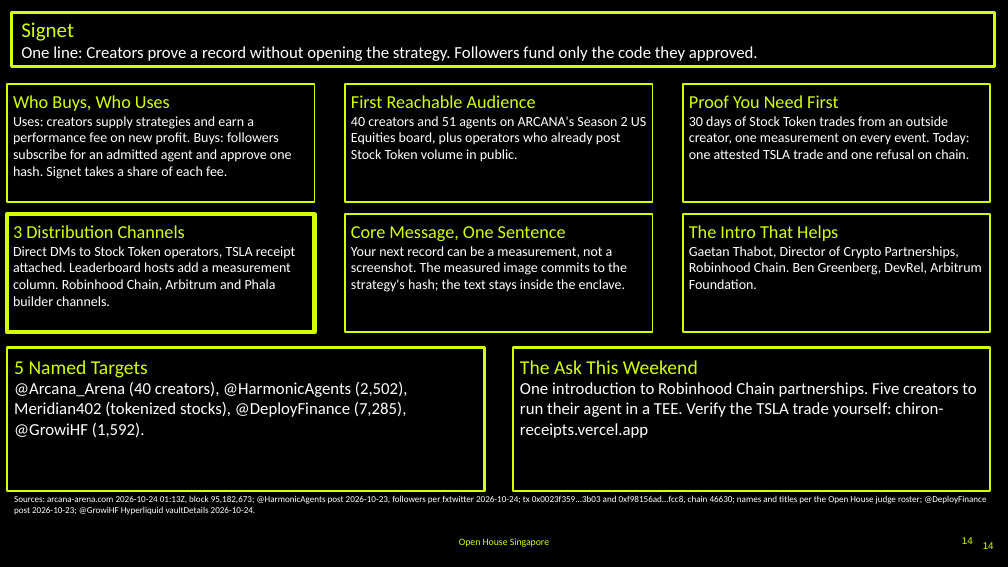
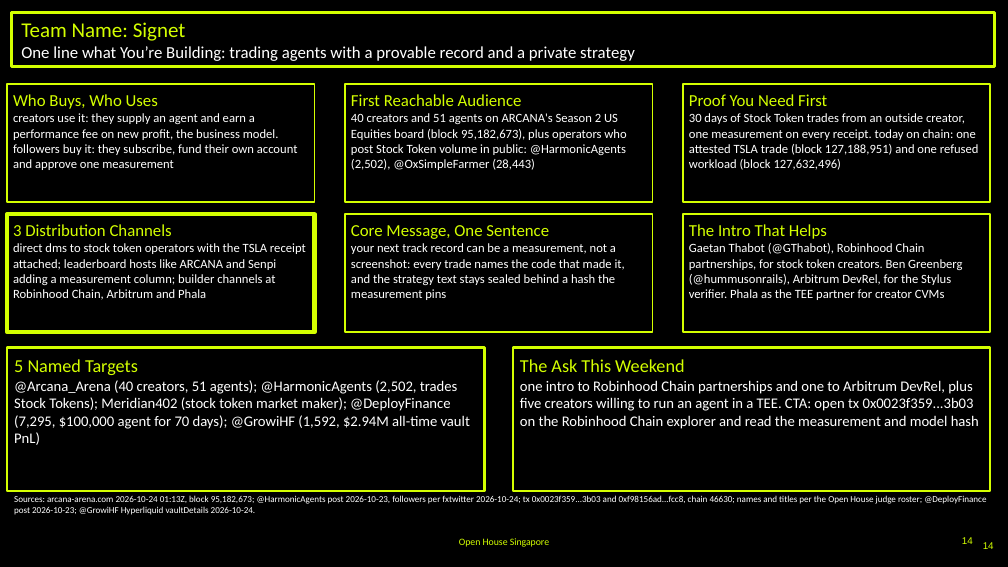
Before and after one commit to aarav1656/signet, a slide deck: slide 14 of deck/Signet-Deck.pptx. Drawn at 1008x567 pixels with LibreOffice and Linux fonts; fonts in the diff are those of the drawing; background and template pictures are left out. Boxes give left, top, right and bottom in pixels: in the first picture for what was removed or moved away, otherwise in the second. Text is boxed around its words. In the diff, an @@ line names an element or a change of style, - is before the commit and + after.

Commit message:
Claims discipline across README, deck, canvases and submission: strategy commitment by digest with its live admission txs, follow leaves exactly one measurement, compose hash identity, Morpho footnote cites the RobinhoodCrypto status URL, canvas text from one source, counts from this tree's runs

```diff
--- a/deck/Signet-Deck.pptx
+++ b/deck/Signet-Deck.pptx
@@ text in rectangle at bbox=[21, 22, 635, 61]: text changed @@
-Signet
-One line: Creators prove a record without opening the strategy. Followers fund only the code they approved.
+Team Name: Signet
+One line what You’re Building: trading agents with a provable record and a private strategy
@@ text in rectangle at bbox=[13, 113, 298, 170]: text changed; size 10 to 9 pt @@
-Uses: creators supply strategies and earn a performance fee on new profit. Buys: followers subscribe for an admitted agent and approve one hash. Signet takes a share of each fee.
+creators use it: they supply an agent and earn a performance fee on new profit, the business model. followers buy it: they subscribe, fund their own account and approve one measurement
@@ text in rectangle at bbox=[13, 94, 158, 109]: size 13 to 12 pt in "Who Buys, Who Uses" @@
@@ text in rectangle at bbox=[351, 113, 626, 170]: text changed; size 10 to 9 pt @@
-40 creators and 51 agents on ARCANA's Season 2 US Equities board, plus operators who already post Stock Token volume in public.
+40 creators and 51 agents on ARCANA's Season 2 US Equities board (block 95,182,673), plus operators who post Stock Token volume in public: @HarmonicAgents (2,502), @OxSimpleFarmer (28,443)
@@ text in rectangle at bbox=[351, 94, 522, 106]: size 13 to 12 pt in "First Reachable Audience" @@
@@ text in rectangle at bbox=[689, 113, 979, 170]: text changed; size 10 to 9 pt @@
-30 days of Stock Token trades from an outside creator, one measurement on every event. Today: one attested TSLA trade and one refusal on chain.
+30 days of Stock Token trades from an outside creator, one measurement on every receipt. today on chain: one attested TSLA trade (block 127,188,951) and one refused workload (block 127,632,496)
@@ text in rectangle at bbox=[689, 94, 827, 106]: size 13 to 12 pt in "Proof You Need First" @@
@@ text in rectangle at bbox=[13, 224, 172, 236]: size 13 to 12 pt in "3 Distribution Channels" @@
@@ text in rectangle at bbox=[351, 225, 549, 239]: size 13 to 12 pt in "Core Message, One Sentence" @@
@@ text in rectangle at bbox=[689, 224, 827, 239]: size 13 to 12 pt in "The Intro That Helps" @@
@@ text in rectangle at bbox=[13, 243, 306, 300]: text changed; size 10 to 9 pt @@
-Direct DMs to Stock Token operators, TSLA receipt attached. Leaderboard hosts add a measurement column. Robinhood Chain, Arbitrum and Phala builder channels.
+direct dms to stock token operators with the TSLA receipt attached; leaderboard hosts like ARCANA and Senpi adding a measurement column; builder channels at Robinhood Chain, Arbitrum and Phala
@@ text in rectangle at bbox=[351, 243, 625, 300]: text changed; size 10 to 9 pt @@
-Your next record can be a measurement, not a screenshot. The measured image commits to the strategy's hash; the text stays inside the enclave.
+your next track record can be a measurement, not a screenshot: every trade names the code that made it, and the strategy text stays sealed behind a hash the measurement pins
@@ text in rectangle at bbox=[689, 243, 962, 300]: text changed; size 10 to 9 pt @@
-Gaetan Thabot, Director of Crypto Partnerships, Robinhood Chain. Ben Greenberg, DevRel, Arbitrum Foundation.
+Gaetan Thabot (@GThabot), Robinhood Chain partnerships, for stock token creators. Ben Greenberg (@hummusonrails), Arbitrum DevRel, for the Stylus verifier. Phala as the TEE partner for creator CVMs
@@ text in rectangle at bbox=[14, 359, 138, 375]: size 14 to 13 pt in "5 Named Targets" @@
@@ text in rectangle at bbox=[520, 359, 684, 372]: size 14 to 13 pt in "The Ask This Weekend" @@
@@ text in rectangle at bbox=[14, 380, 470, 445]: text changed; size 12 to 10.5 pt @@
-@Arcana_Arena (40 creators), @HarmonicAgents (2,502), Meridian402 (tokenized stocks), @DeployFinance (7,285), @GrowiHF (1,592).
+@Arcana_Arena (40 creators, 51 agents); @HarmonicAgents (2,502, trades Stock Tokens); Meridian402 (stock token market maker); @DeployFinance (7,295, $100,000 agent for 70 days); @GrowiHF (1,592, $2.94M all-time vault PnL)
@@ text in rectangle at bbox=[520, 380, 979, 429]: text changed; size 12 to 10.5 pt @@
-One introduction to Robinhood Chain partnerships. Five creators to run their agent in a TEE. Verify the TSLA trade yourself: chiron-receipts.vercel.app
+one intro to Robinhood Chain partnerships and one to Arbitrum DevRel, plus five creators willing to run an agent in a TEE. CTA: open tx 0x0023f359...3b03 on the Robinhood Chain explorer and read the measurement and model hash
```
Also in this commit, not shown: 7 other slides changed, 24 other files.
